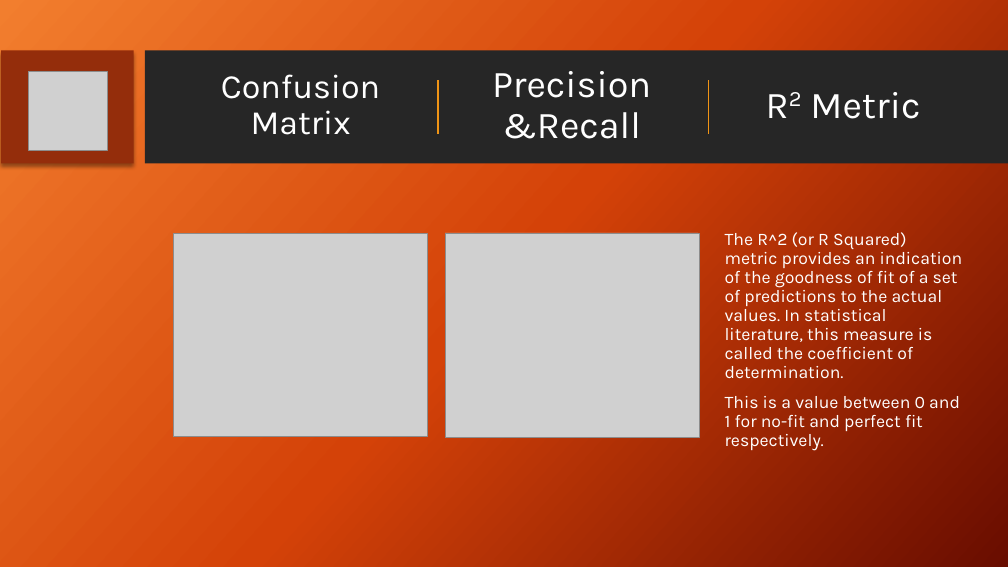
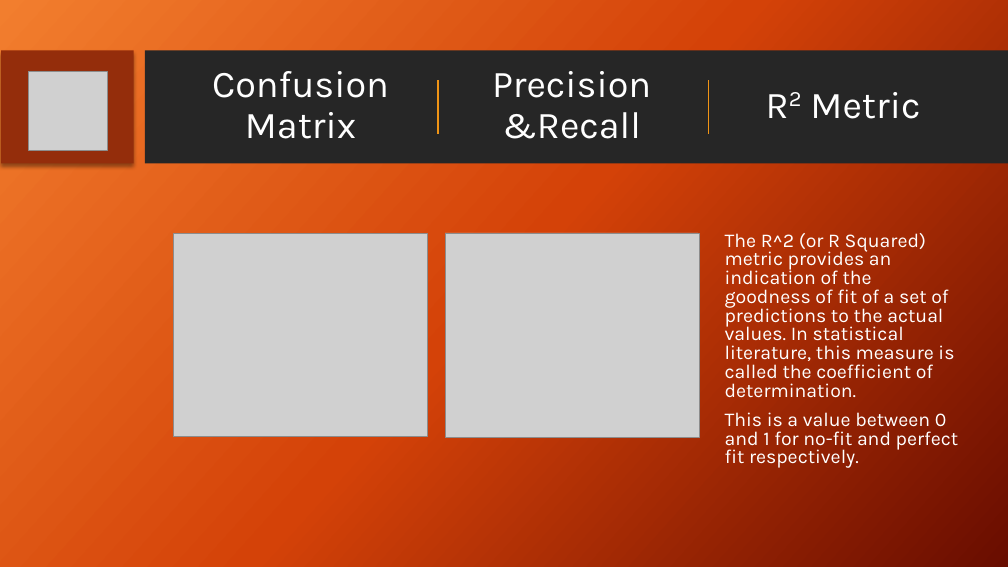
Before and after one commit to ItProject1920/data-science-project, a slide deck: slide 15 of Project Review FINAL.pptx. Drawn at 1008x567 pixels with LibreOffice and Linux fonts; fonts in the diff are those of the drawing; grey boxes stand for pictures; background and template pictures are left out. Boxes give left, top, right and bottom in pixels: in the first picture for what was removed or moved away, otherwise in the second. Text is boxed around its words. In the diff, an @@ line names an element or a change of style, - is before the commit and + after.

```diff
--- a/Project Review FINAL.pptx
+++ b/Project Review FINAL.pptx
@@ title "Confusion Matrix" at (212, 71, 389, 139): size 32.4 to 36 pt @@
@@ text "The R^2 (or R Squared) ..." at (725, 233, 959, 468): size 16.8 to 18.6 pt; line spacing 0.9 to 0.8 @@
```
Also in this commit, not shown: 6 other slides changed.
